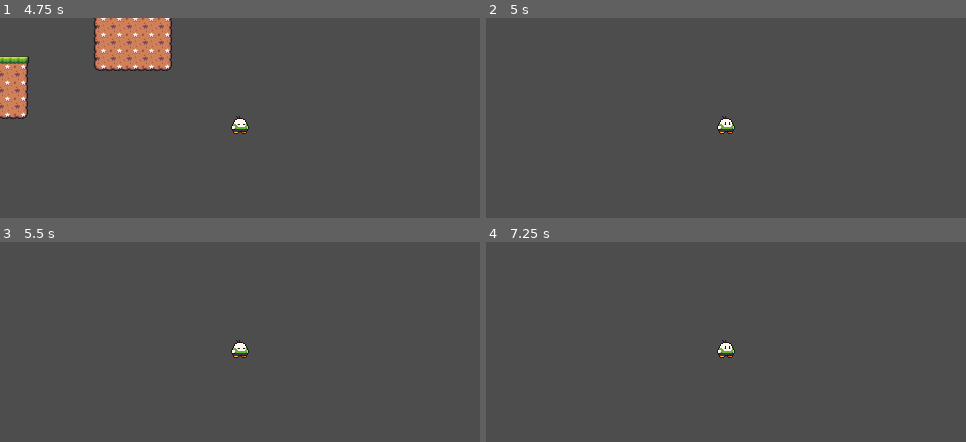
Above: before the commit, frames 1-4 (two rows, left to right).
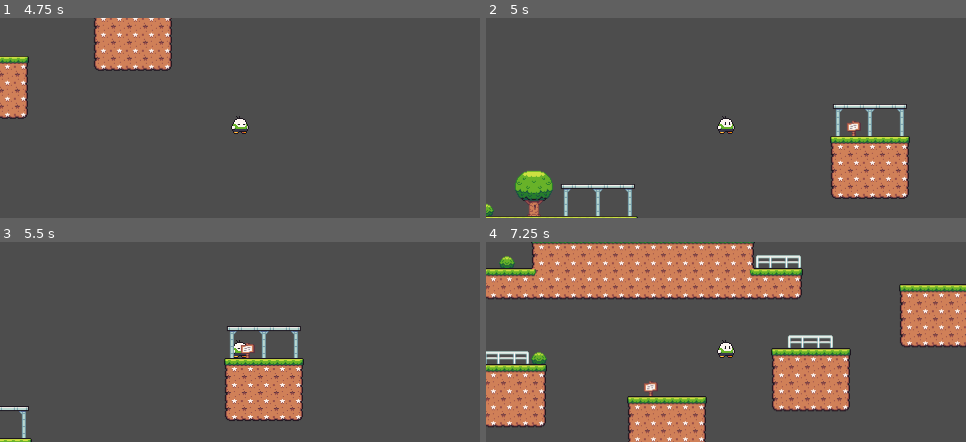
Above: after the commit, the same moments.

Repository: fscorsini/AulaJogos2026
Game: Godot game, scene res://fase_01.tscn
Same seed, same stepped clock (60 frames per second), same inputs: the game is played once before the commit and once after it. The project has no main scene, so this scene is started directly.
Inputs:
- Up to frame 1 (4.75 s): tap Enter (ui_accept) at 0.5, 0.77, 1.52, 3.02, 3.77, 4.52 s; hold Right (ui_right) 0.53-2.03 s; hold Left (ui_left) 2.03-2.78 s; hold Right (ui_right) 2.78-4.28 s; hold Left (ui_left) from 4.28 s (still down)
- Up to frame 2 (5 s): keep holding Left (ui_left)
- Up to frame 3 (5.5 s): release Left (ui_left) at 5.03 s; hold Right (ui_right) from 5.03 s (still down)
- Up to frame 4 (7.25 s): release Right (ui_right) at 5.78 s; hold Left (ui_left) from 5.78 s (still down); tap Enter (ui_accept) at 6.02, 6.77 s

Frame 1 is identical in both runs. In frame 2, 8.1% of the frame differs, in the area x 0-89%, y 43-100%; in frame 3, 6.3%; in frame 4, 34%, in the area x 0-100%, y 0-100%.

Commit message:
Aula 01_09_2026

Diff:
--- a/player.gd
+++ b/player.gd
@@ -23,3 +23,6 @@
 		velocity.x = move_toward(velocity.x, 0, SPEED)
 
 	move_and_slide()
+
+	if position.y > 500:
+		position.y = 0
